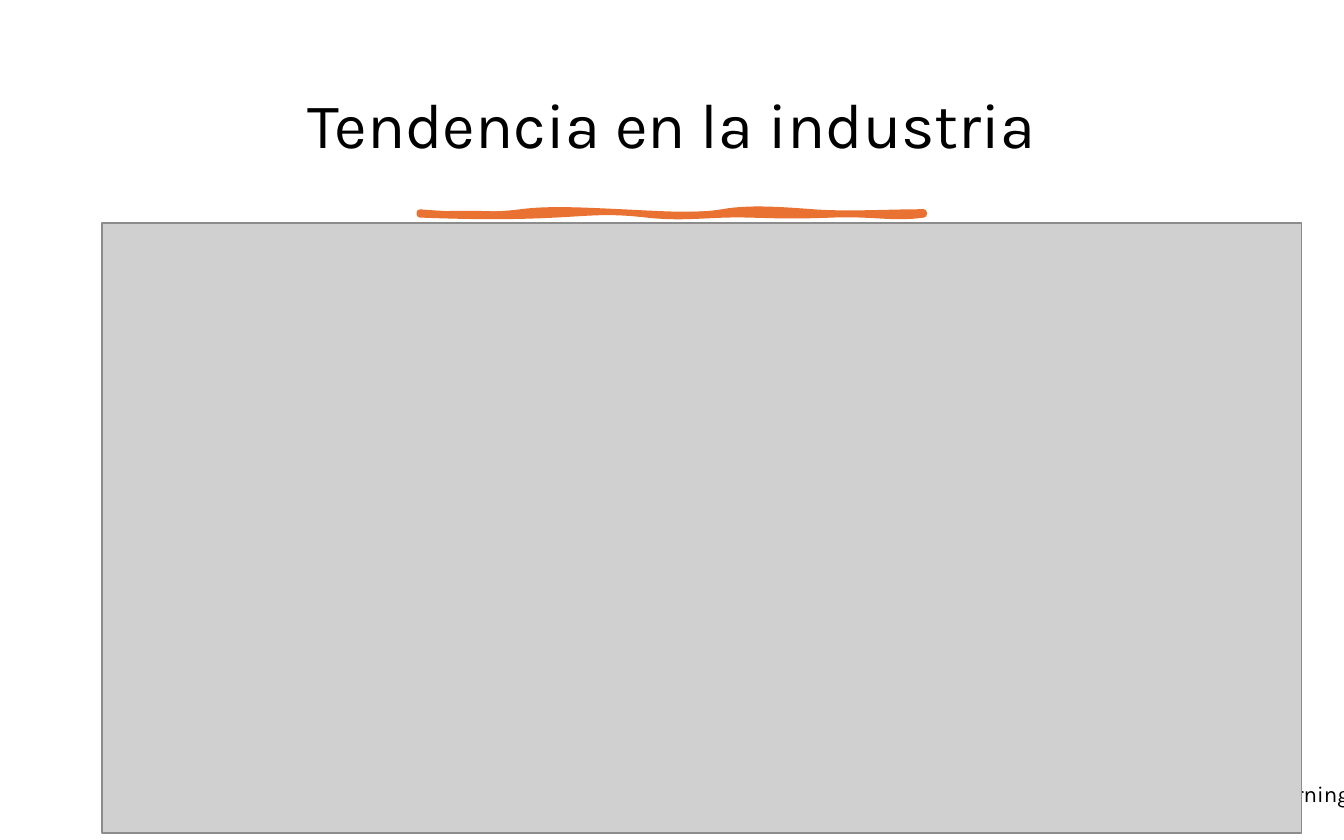
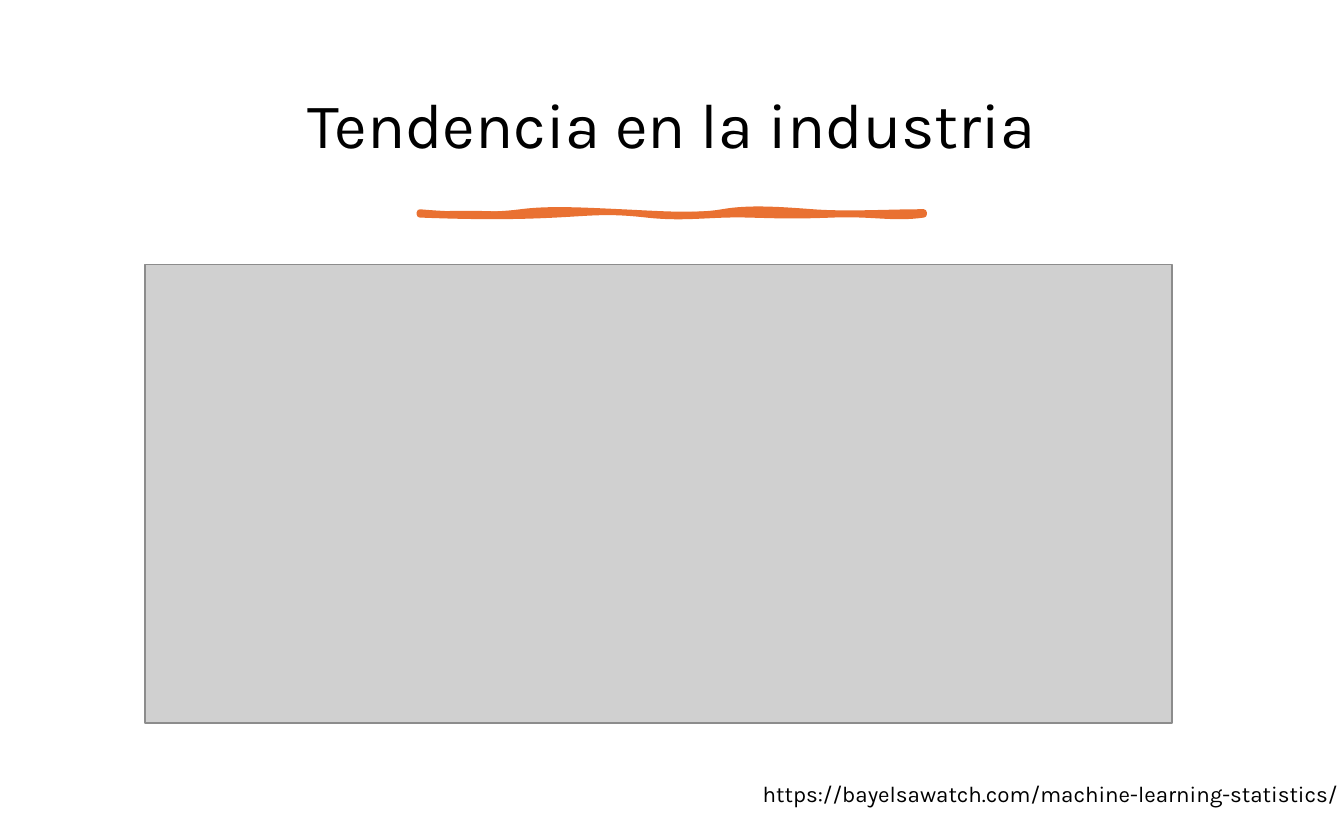
Before and after one commit to mcd-unison/aaa-curso, a slide deck: slide 21 of slides/diferenciacion-aut.pptx. Drawn at 1344x840 pixels with LibreOffice and Linux fonts; fonts in the diff are those of the drawing; grey boxes stand for pictures. Boxes give left, top, right and bottom in pixels: in the first picture for what was removed or moved away, otherwise in the second. Text is boxed around its words. In the diff, an @@ line names an element or a change of style, - is before the commit and + after.

```diff
--- a/slides/diferenciacion-aut.pptx
+++ b/slides/diferenciacion-aut.pptx
@@ picture resized from (x1=102, y1=223, x2=1301, y2=833) to (x1=145, y1=265, x2=1172, y2=723) @@
@@ text at (x1=763, y1=785, x2=1338, y2=808): text changed @@
-https://6sense.com/tech/data-science-machine-learning
+https://bayelsawatch.com/machine-learning-statistics/
```
Also in this commit, not shown: 1 other slide changed, 1 slide added, 2 other files.
